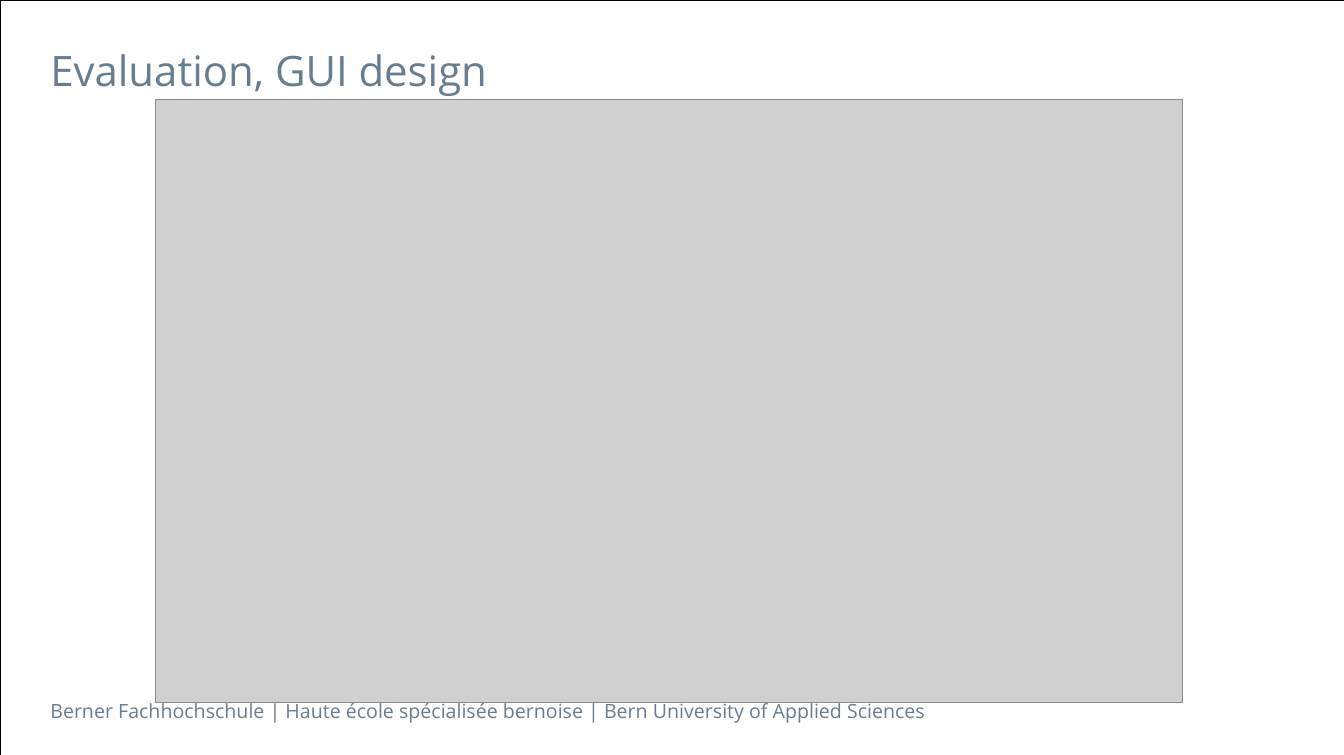
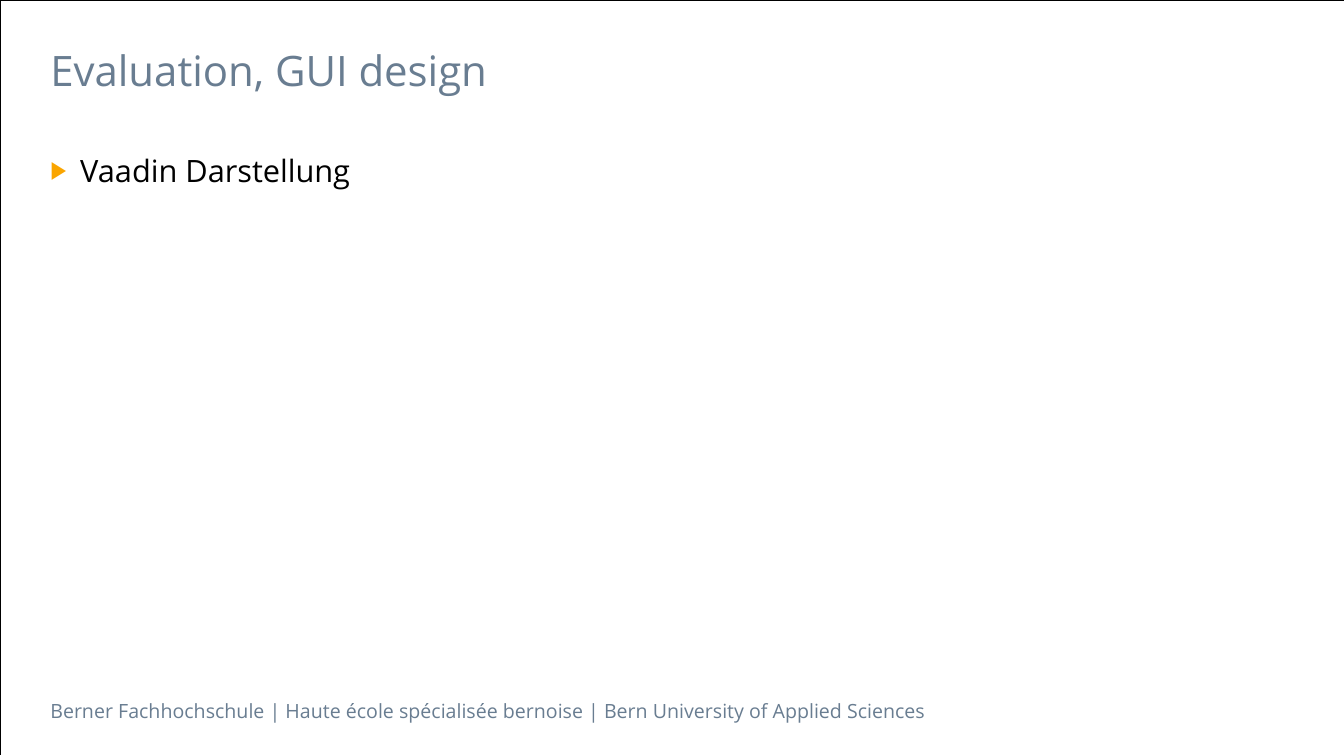
Before and after one commit to sevib1/ch.bfh.btx8081.w2016.blue, a slide deck: slide 3 of doc/CS1/Task11/Präsentation_CS1_Task11.pptx. Drawn at 1344x755 pixels with LibreOffice and Linux fonts; fonts in the diff are those of the drawing; grey boxes stand for pictures. Boxes give left, top, right and bottom in pixels: in the first picture for what was removed or moved away, otherwise in the second. Text is boxed around its words. In the diff, an @@ line names an element or a change of style, - is before the commit and + after.

```diff
--- a/doc/CS1/Task11/Präsentation_CS1_Task11.pptx
+++ b/doc/CS1/Task11/Präsentation_CS1_Task11.pptx
@@ picture removed at box(156, 99, 1183, 703) @@
@@ text added at box(80, 158, 350, 190), 22 pt, text #000000 @@
+▶ Vaadin Darstellung
```
Also in this commit, not shown: 1 slide removed.
